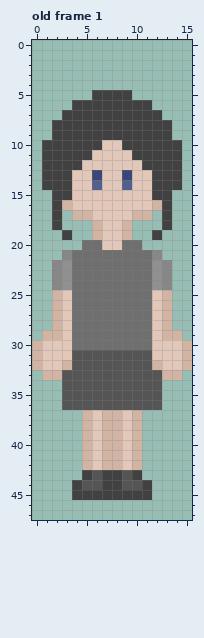
File history of a pixel-art file, sprites/characters.aseprite. Above: the version before the commit.
16x48 pixels, 2 frames. Shown: old frame 1. The commit also changed other frames, which this record leaves out.
The same view after the edit:
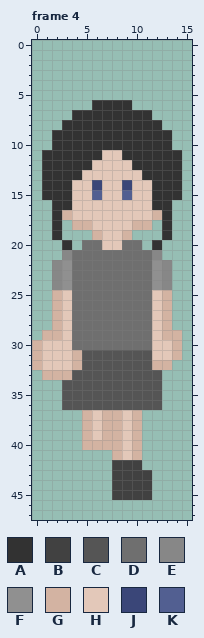
Palette (. is transparent): A #323232  B #414141  C #555555  D #6f6f6f  E #878787  F #909090  G #d3b3a2  H #e3c8b9  J #3a4678  K #525f91
A new or re-ordered frame is compared with the old frame closest to it.
The exact change:
frames 2 -> 8
Frame 4 is new; against old frame 1:
y 5: x 6..9 BBBB -> ....
y 6: x 4..11 BBBBBBBB -> ..AAAA..
y 7: x 3..12 BBBBBBBBBB -> .AAAAAAAA.
y 8: x 2..13 BBBBBBBBBBBB -> .AAAAAAAAAA.
y 9: x 2..13 BBBBBBBBBBBB -> AAAAAAAAAAAA
y 10: x 1..14 BBBBBBHHBBBBBB -> .AAAAAAAAAAAA.
y 11: x 1..6 BBBBBH -> AAAAAA; x 9..14 HBBBBB -> AAAAAA
y 12: x 1..5 BBBBH -> AAAAA; x 10..14 HBBBB -> AAAAA
y 13: x 1..4 BBBH -> AAAA; x 6 J -> H; x 9 J -> H; x 11..14 HBBB -> AAAA
y 14: x 1..3 BBB -> AAA; x 6 K -> J; x 9 K -> J; x 12..14 BBB -> AAA
y 15: x 1..3 .BB -> AAA; x 6 H -> K; x 9 H -> K; x 12..14 BB. -> AAA
y 16: x 2..3 BG -> AA; x 12..13 GB -> AA
y 17: x 2..5 B.GG -> AGHH; x 10..13 GG.B -> HHGA
y 18: x 2 B -> A; x 4..6 ..G -> GGH; x 9..11 G.. -> HGG; x 13 B -> A
y 19: x 2..3 .B -> A.; x 12..13 B. -> .A
y 20: x 3 . -> A; x 12 . -> A
y 30: x 14..15 HG -> G.
y 31: x 4 C -> G; x 14..15 HG -> G.
y 32: x 3..4 GC -> HG; x 13..15 HHG -> G..
y 33: x 3 C -> G; x 13..14 GG -> ..
y 40: x 6 H -> G
y 41: x 5..7 GHG -> ...
y 42: x 5..10 GHGGHG -> ...BBB
y 43: x 5..7 BCB -> ...; x 9 C -> B; x 11 . -> B
y 44: x 4..7 BCCB -> ....; x 9..10 CC -> BB
y 45: x 4..7 BBBB -> ....
Where, in picture pixels (left, top, right, bottom), the same in both pictures:
changed: (42, 90, 182, 250)
changed: (162, 340, 192, 380)
changed: (62, 350, 82, 380)
changed: (72, 440, 152, 500)
